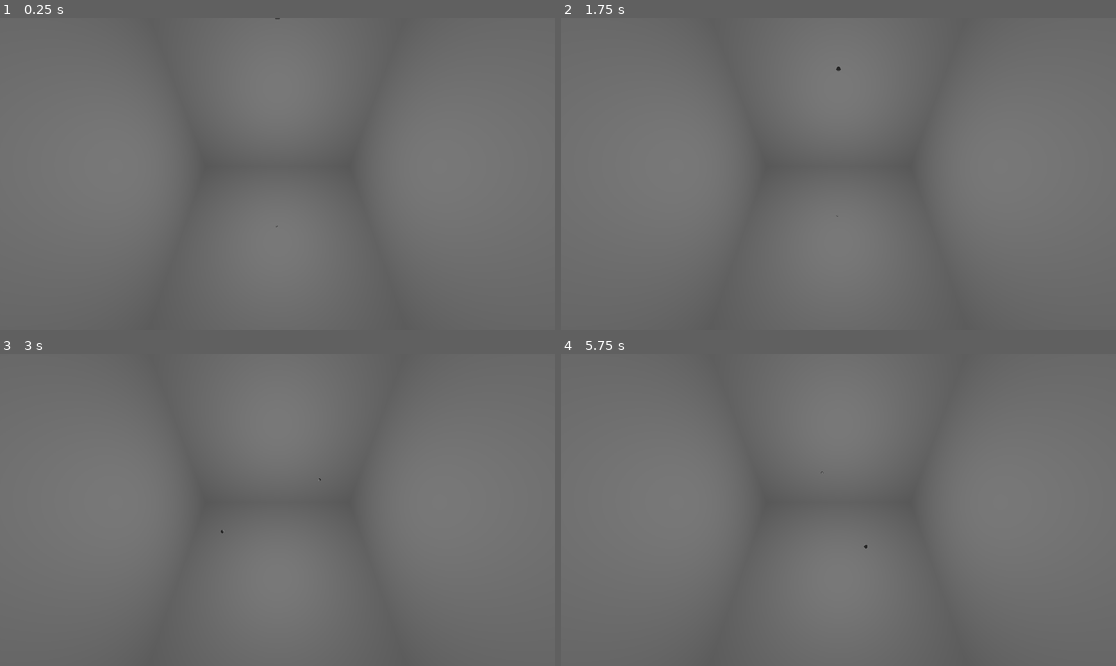
Above: before the commit, frames 1-4 (two rows, left to right).
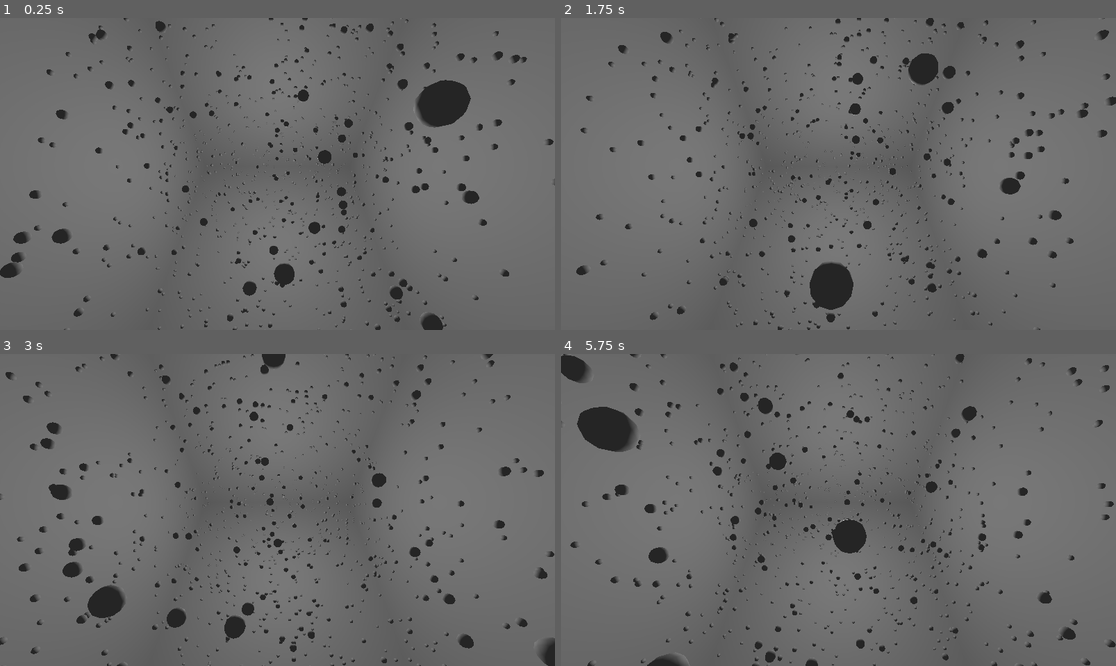
Above: after the commit, the same moments.

Repository: sciemniak000/Pool3D
Game: Godot game, scene res://pool_area.tscn
Two runs of this game, one before a commit and one after it. Both use one fixed random seed, a clock stepped at 60 frames per second and the inputs below.
Inputs:
- Up to frame 1 (0.25 s): no input
- Up to frame 2 (1.75 s): tap Enter at 0.5 s; tap Space at 1.25 s
- Up to frame 3 (3 s): no input
- Up to frame 4 (5.75 s): no input

The runs differ from the first frame. In frame 1, 5.7% of the frame differs, in the area x 0-100%, y 0-100%; in frame 2, 5.2%; in frame 3, 5.6%; in frame 4, 6.3%.

Commit message:
Add segmentation of space for balls

Diff:
--- a/Node3DBall.gd
+++ b/Node3DBall.gd
@@ -7,6 +7,8 @@
 var allWalls
 var wallsGettingNearer := [null, null, null]
 var distancesFromWalls := [1., 1., 1.]
+
+var doubleIndexRegister = [[], [], []]
 
 @onready var radiusContainer := $StaticBody3D/CollisionShape3D/CSGSphere3D
 var radius
@@ -76,3 +78,24 @@
 func acceptThePosition():
 	for i in 3:
 		position[i] = futurePosition[i]
+
+func assignTheSpaceIndices():
+	var iPlus : int = min((position[0] + radius) / 10 + 10, 9)
+	var jPlus : int = min((position[1] + radius) / 10 + 5, 9)
+	var kPlus : int = min((position[2] + radius) / 10 + 5, 9)
+
+	var iMinus : int = min((position[0] - radius) / 10 + 10, 9)
+	var jMinus : int = min((position[1] - radius) / 10 + 5, 9)
+	var kMinus : int = min((position[2] - radius) / 10 + 5, 9)
+
+	doubleIndexRegister[0].append(iPlus)
+	if(iPlus != iMinus):
+		doubleIndexRegister[0].append(iMinus)
+
+	doubleIndexRegister[1].append(jPlus)
+	if(jPlus != jMinus):
+		doubleIndexRegister[1].append(jMinus)
+
+	doubleIndexRegister[2].append(kPlus)
+	if(kPlus != kMinus):
+		doubleIndexRegister[2].append(kMinus)
--- a/pool_area.gd
+++ b/pool_area.gd
@@ -10,13 +10,25 @@
 @onready var wall5 := $Room/Wall5
 @onready var wall6 := $Room/Wall6
 
+var ballsClusters = []
 var ballsCollidingLeft := []
 var ballsCollidingRight := []
+var rng = RandomNumberGenerator.new()
+var amountOfBalls = 1000
+var maxSpeed = 30.0
+
+var debugCounter = 0
 
 # Called when the node enters the scene tree for the first time.
 func _ready():
-	createBall(Vector3(-48.63, -40., 0.49))
-	createBall(Vector3(-49., 40., 0.))
+	for i in 10:
+		ballsClusters.append([])
+		for j in 10:
+			ballsClusters[i].append([])
+			for k in 10:
+				ballsClusters[i][j].append([])
+	for i in amountOfBalls:
+		createBall(Vector3(rng.randf_range(-1., -97.), rng.randf_range(-48., 48.), rng.randf_range(-48., 48.)))
 
 	var timer := Timer.new()
 	add_child(timer)
@@ -34,8 +46,9 @@
 	balls.append(ball)
 
 func triggerMovement():
-	balls[0].setMovement(Vector3(0., 40., 0.))
-	balls[1].setMovement(Vector3(0., -40., 0.))
+	for i in amountOfBalls:
+		balls[i].setMovement(Vector3(rng.randf_range(-maxSpeed, maxSpeed), rng.randf_range(-maxSpeed, maxSpeed)
+				, rng.randf_range(-maxSpeed, maxSpeed)))
 
 
 # Called every frame. 'delta' is the elapsed time since the previous frame.
@@ -55,14 +68,17 @@
 		if ball.isMoving():
 			ball.countWallDistances();
 
-	for i in range(balls.size()):
-		for j in range(i + 1, balls.size()):
-			var distance = sqrt(pow(balls[i].futurePosition[0] - balls[j].futurePosition[0], 2)
-			+ pow(balls[i].futurePosition[1] - balls[j].futurePosition[1], 2)
-			+ pow(balls[i].futurePosition[2] - balls[j].futurePosition[2], 2))
-			if distance <= balls[i].radius + balls[j].radius:
-				ballsCollidingLeft.append(balls[i])
-				ballsCollidingRight.append(balls[j])
+	for i in ballsClusters.size():
+		for j in ballsClusters[i].size():
+			for k in ballsClusters[i][j].size():
+				for x in range(ballsClusters[i][j][k].size()):
+					for y in range(x + 1, ballsClusters[i][j][k].size()):
+						var distance = sqrt(pow(ballsClusters[i][j][k][x].futurePosition[0] - ballsClusters[i][j][k][y].futurePosition[0], 2)
+						+ pow(ballsClusters[i][j][k][x].futurePosition[1] - ballsClusters[i][j][k][y].futurePosition[1], 2)
+						+ pow(ballsClusters[i][j][k][x].futurePosition[2] - ballsClusters[i][j][k][y].futurePosition[2], 2))
+						if distance <= ballsClusters[i][j][k][x].radius + ballsClusters[i][j][k][y].radius:
+							ballsCollidingLeft.append(ballsClusters[i][j][k][x])
+							ballsCollidingRight.append(ballsClusters[i][j][k][y])
 
 func processCollisions(delta):
 	for ball in balls:
@@ -74,10 +90,8 @@
 		var ball2 = ballsCollidingRight[i]
 		var normalVector = getNormalVector(ball1, ball2)
 		#var normalVector = Vector3(0., 0.7071, -0.7071)
-		print("normal vector calculated to: " + str(normalVector))
 		var collisionSpeed1 = countCollisionSpeed(normalVector, ball1)
 		var collisionSpeed2 = countCollisionSpeed(normalVector, ball2)
-		print("collision vectors calculated 1 to: " + str(collisionSpeed1) + "; and 2 to: " + str(collisionSpeed2))
 		processBallsCollision(delta, ball1, ball2, collisionSpeed1, collisionSpeed2)
 
 	ballsCollidingLeft.clear()
@@ -94,10 +108,8 @@
 	var proportion = (positionDistance - collisionDistance)/(positionDistance - futureDistance)
 
 	var pos1 = ball1.position + (ball1.futurePosition - ball1.position) * proportion
-	print("Pos1: " + str(pos1))
 	#var pos1 = Vector3(-49., -0.353553, 0.353553)
 	var pos2 = ball2.position + (ball2.futurePosition - ball2.position) * proportion
-	print("Pos2: " + str(pos2))
 	#var pos2 = Vector3(-49., 0.353553, -0.353553)
 	var dif = pos2 - pos1
 	return dif/sqrt(pow(dif[0], 2) + pow(dif[1], 2) + pow(dif[2], 2))
@@ -116,6 +128,24 @@
 	ball2.setMovement(unimpactedSpeed2 + collisionSpeed1)
 
 func proceedToPosition():
+	for i in 10:
+		for j in 10:
+			for k in 10:
+				ballsClusters[i][j][k].clear()
+
 	for ball in balls:
 		if ball.isMoving():
 			ball.acceptThePosition()
+			ball.assignTheSpaceIndices()
+			assignTheSpaceIndicesToCluster(ball)
+
+
+func assignTheSpaceIndicesToCluster(ball):
+	var spaceIndices = ball.doubleIndexRegister
+	for i in spaceIndices[0].size():
+		for j in spaceIndices[1].size():
+			for k in spaceIndices[2].size():
+				ballsClusters[spaceIndices[0][i]][spaceIndices[1][j]][spaceIndices[2][k]].append(ball)
+	spaceIndices[0].clear()
+	spaceIndices[1].clear()
+	spaceIndices[2].clear()
